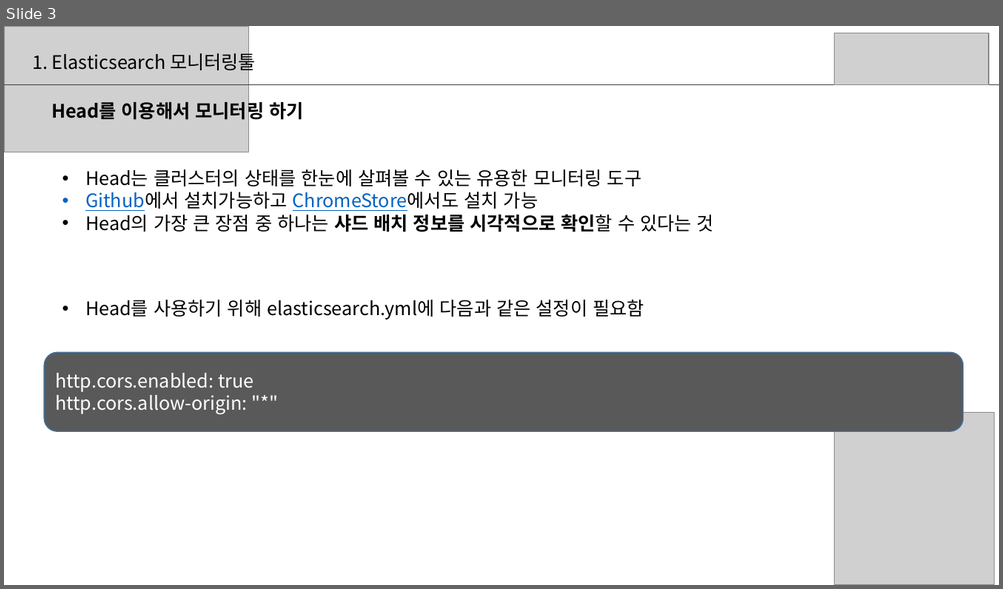
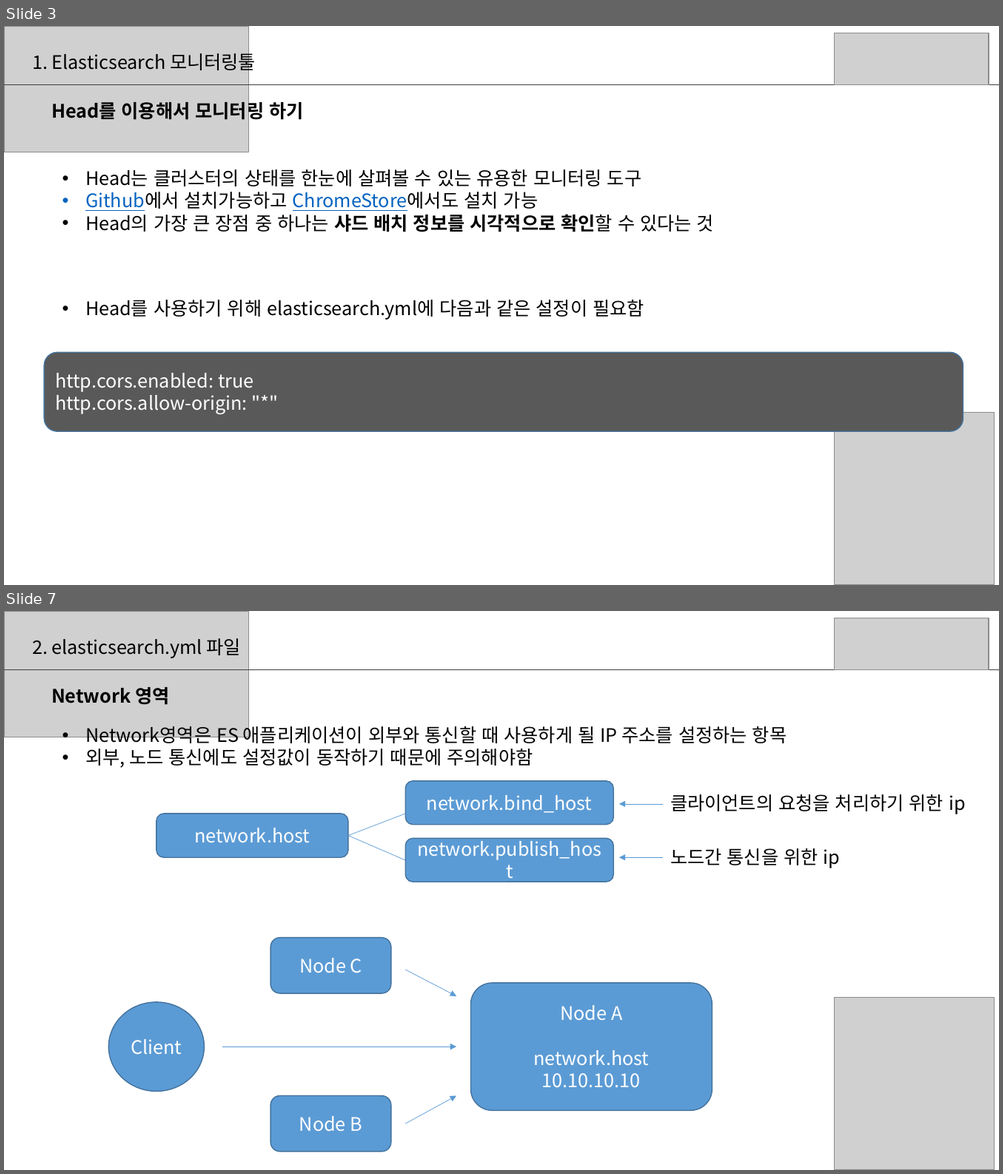
Before and after one commit to sup2is/dev-note, a slide deck: study/elasticsearch/Elasticsearch스터디2주차자료.pptx. Shown one above the other, each under a label of ours: slide 3 before the commit, slides 3 and 7 after it; the slides between them are not shown. The pictures are 1003x589 and 1003x1174 pixels, drawn with LibreOffice and Linux fonts; fonts in the diff are those of the drawing; grey boxes stand for pictures. Boxes give left, top, right and bottom in pixels: in the first picture for what was removed or moved away, otherwise in the second. Text is boxed around its words. In the diff, an @@ line names an element or a change of style, - is before the commit and + after.

```diff
--- a/study/elasticsearch/Elasticsearch스터디2주차자료.pptx
+++ b/study/elasticsearch/Elasticsearch스터디2주차자료.pptx
@@ slide 7 added at [4,611,999,1170], background #FFFFFF @@
@@ picture added at [4,611,249,737] @@
@@ picture added at [834,618,988,669] @@
@@ text added at [32,638,240,658], 18 pt, text #000000 @@
+2. elasticsearch.yml 파일
@@ line added from (4, 670) to (999, 670), #404040 0.5 pt @@
@@ text added at [51,687,169,705], 18 pt, text #000000, bold @@
+Network 영역
@@ text added at [85,723,786,768], 18 pt, text #000000 @@
+• Network영역은 ES 애플리케이션이 외부와 통신할 때 사용하게 될 IP 주소를 설정하는 항목
+• 외부, 노드 통신에도 설정값이 동작하기 때문에 주의해야함
@@ rounded rectangle added at [405,781,614,824], fill #5B9BD5, outline #43739E 1 pt, 18 pt, text #FFFFFF @@
+network.bind_host
@@ arrow added from (663, 804) to (619, 804), #5B9BD5 0.5 pt @@
@@ text added at [670,795,965,815], 18 pt, text #000000 @@
+클라이언트의 요청을 처리하기 위한 ip
@@ rounded rectangle added at [156,814,348,858], fill #5B9BD5, outline #43739E 1 pt, 18 pt, text #FFFFFF @@
+network.host
@@ line added from (348, 835) to (405, 814), #5B9BD5 0.5 pt @@
@@ line added from (348, 835) to (405, 860), #5B9BD5 0.5 pt @@
@@ rounded rectangle added at [405,839,614,882], fill #5B9BD5, outline #43739E 1 pt, 18 pt, text #FFFFFF @@
+network.publish_host
@@ text added at [670,849,840,869], 18 pt, text #000000 @@
+노드간 통신을 위한 ip
@@ arrow added from (663, 858) to (619, 858), #5B9BD5 0.5 pt @@
@@ rounded rectangle added at [270,938,390,994], fill #5B9BD5, outline #43739E 1 pt, 18 pt, text #FFFFFF @@
+Node C
@@ arrow added from (405, 970) to (456, 997), #5B9BD5 0.5 pt @@
@@ rounded rectangle added at [471,983,712,1111], fill #5B9BD5, outline #43739E 1 pt, 18 pt, text #FFFFFF @@
+Node A
+network.host
+10.10.10.10
@@ ellipse added at [108,1002,204,1092], fill #5B9BD5, outline #43739E 1 pt, 18 pt, text #FFFFFF @@
+Client
@@ picture added at [834,998,994,1170] @@
@@ arrow added from (222, 1047) to (456, 1047), #5B9BD5 0.5 pt @@
@@ rounded rectangle added at [270,1096,390,1152], fill #5B9BD5, outline #43739E 1 pt, 18 pt, text #FFFFFF @@
+Node B
@@ arrow added from (405, 1125) to (456, 1096), #5B9BD5 0.5 pt @@
```
Also in this commit, not shown: 6 slides changed, 30 other slides added.
